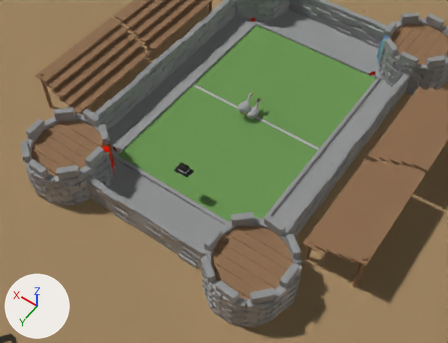
Renders of the glTF model pelotita2.glb from each side of a commit.
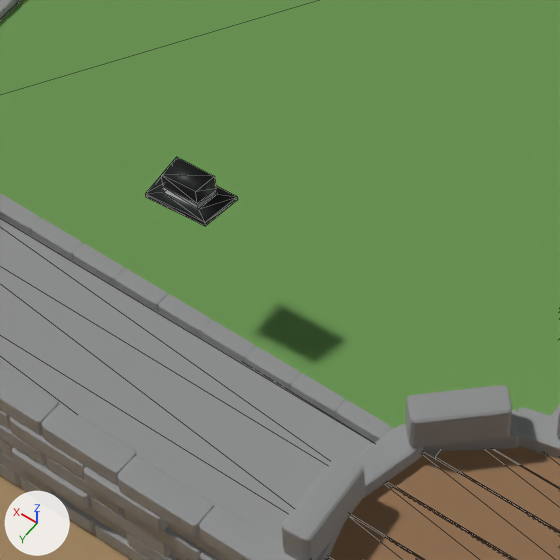
Each version appears first from a 50 mm lens placed at (-4.44, 7.22, 8.96), pointed at (-0.69, 1.97, 0.71), and next in a close-up on the part from 32% to 59% of the width and 37% to 73% of the height. Lighting does not change. The marker at lower left points along +X, +Y and +Z. The close-ups show mesh edges as thin lines. Where no turn or scale is listed for an object, it has been applied to the vertices.

Names of what the first close-up shows: 'Cancha', 'Plane.025', 'Plane.026', 'Plane.032', 'REF2.001', 'Suelo cemento', 'ladrillo.1303', 'ladrillo.1308', 'ladrillo.245', 'ladrillo.246', 'ladrillo.247', 'suelotierra'.
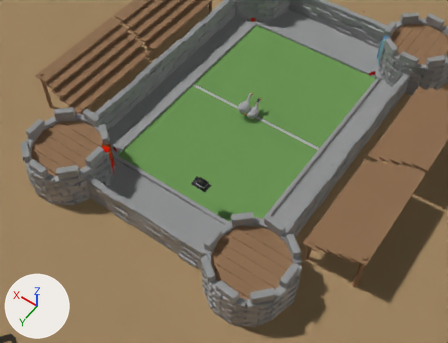
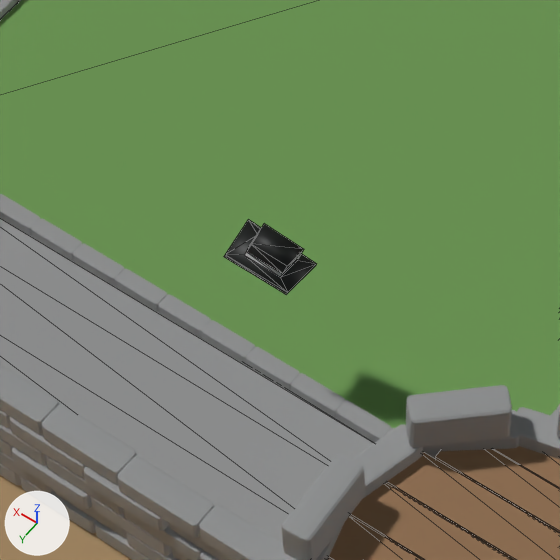
The change, as JSON lines over the scene's bpy script:
```json
{"op": "set", "path": "ob_ref2_001.location", "old": "(-0.075, 2.293, 0.651)", "new": "(-0.506, 2.359, 0.651)"}
{"op": "set", "path": "ob_ref2_001.rotation_euler", "old": "(0.258, -0.0245, -1.562)", "new": "(0.616, -0.078, -1.484)", "note": "degrees (15, -1.4, -89) -> degrees (35, -4.5, -85)"}
```

Boxes [x1, y1, x2, y2] around the edits, measured in the close-ups (560 x 560 px):
```json
{"object": "REF2.001", "change": "moved, turned", "before": [145, 157, 238, 226], "after": [224, 219, 317, 295]}
```
